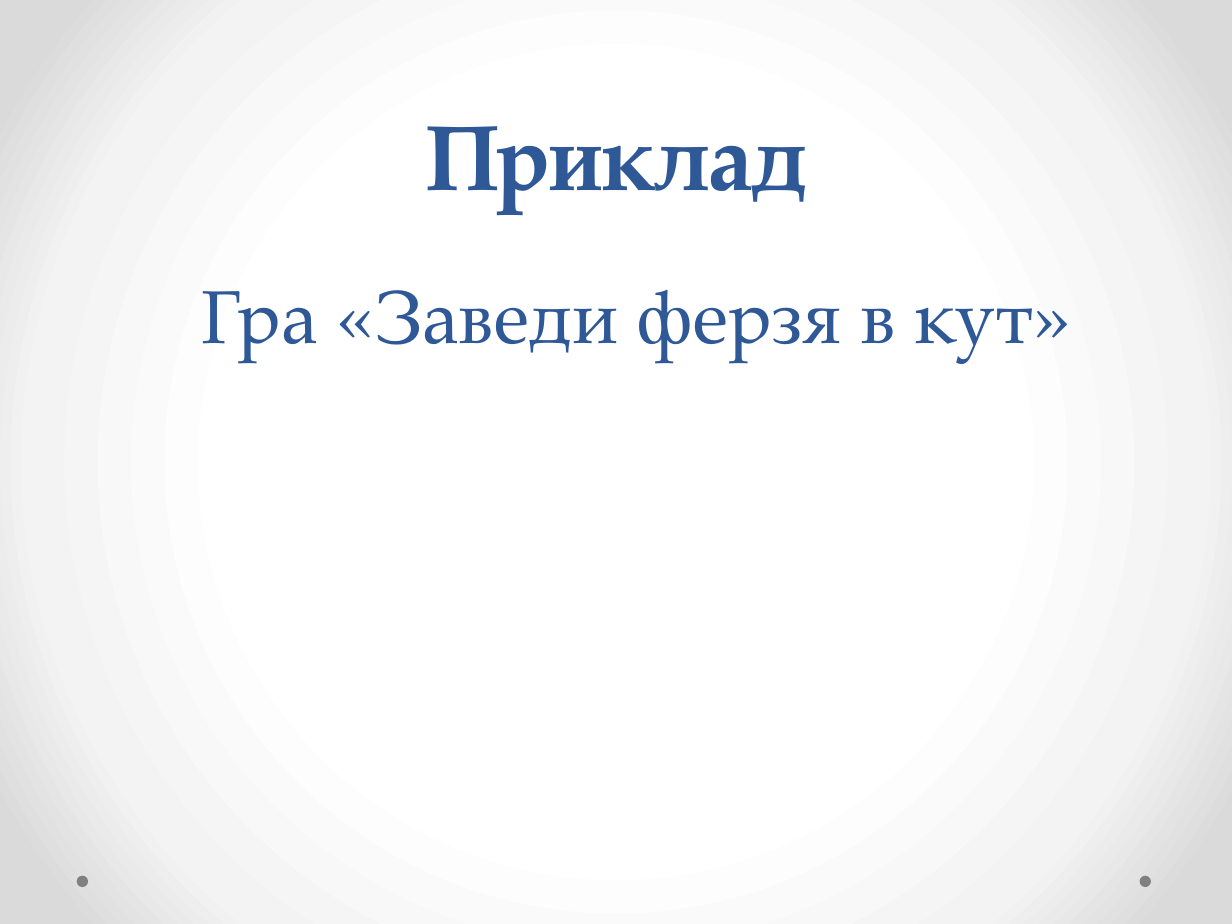
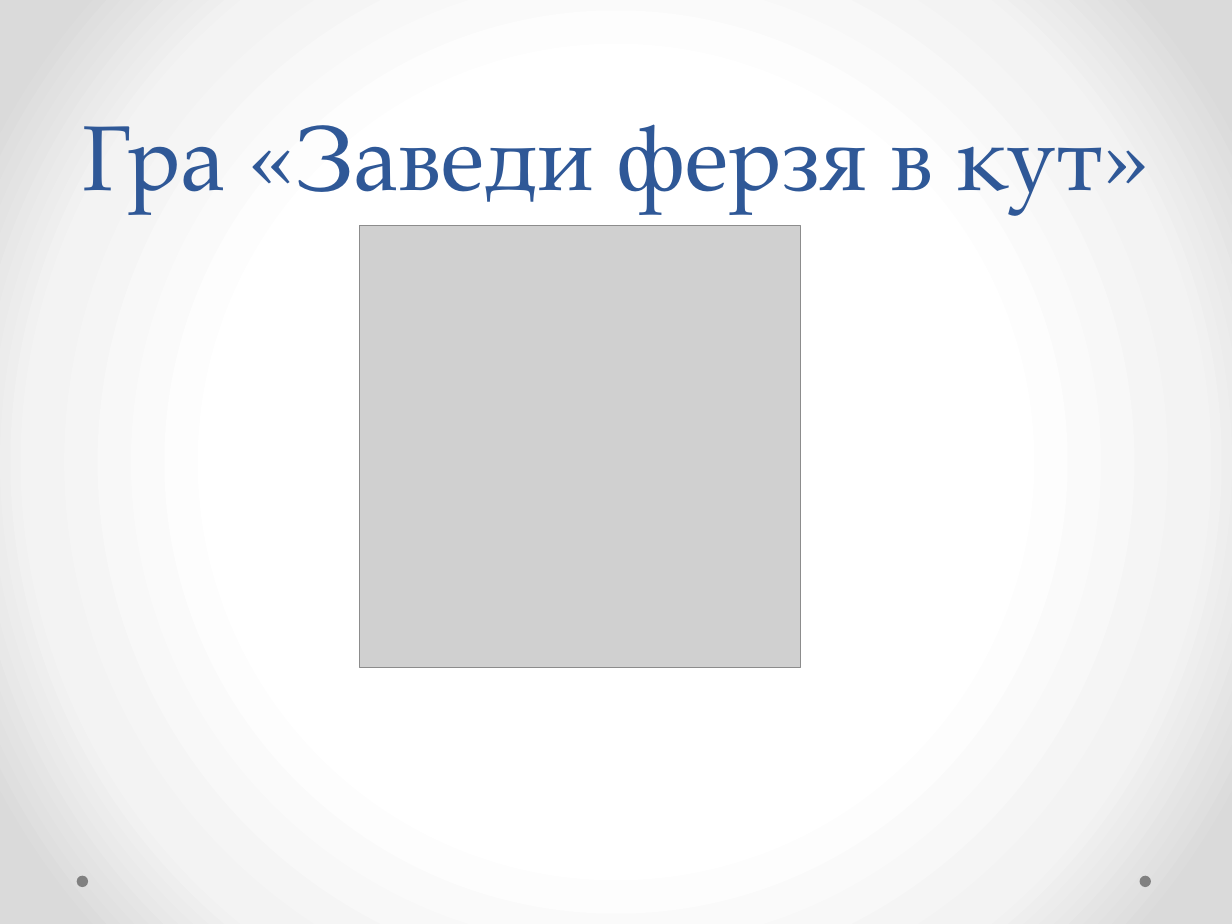
Before and after one commit to MarkiyanMatsekh/SpragueGrundyTheory, a slide deck: slide 20 of PaperWork/Presentation.pptx (slide 13 before the commit). Drawn at 1232x924 pixels with LibreOffice and Linux fonts; fonts in the diff are those of the drawing; grey boxes stand for pictures. Boxes give left, top, right and bottom in pixels: in the first picture for what was removed or moved away, otherwise in the second. Text is boxed around its words. In the diff, an @@ line names an element or a change of style, - is before the commit and + after.

```diff
--- a/PaperWork/Presentation.pptx
+++ b/PaperWork/Presentation.pptx
@@ title at (82, 124, 1103, 213): text changed; bold off @@
-Приклад
+Гра «Заведи ферзя в кут»
@@ picture added at (360, 225, 801, 667) @@
@@ text removed at (201, 290, 1033, 362) @@
-Гра «Заведи ферзя в кут»
```
Also in this commit, not shown: 10 other slides changed, 12 slides added, 4 slides removed, 8 other files.
